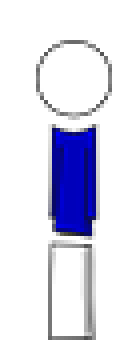
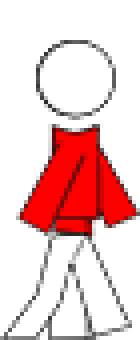
Comparing the layer stacks of the two 140 x 340 images. Changes:
showed "FRAME1 copy", painted on it over <box>0,40,140,340</box>
painted on "FRAME_IDLE" over <box>48,124,100,240</box>
hid "Layer 3" over <box>0,40,140,340</box>
